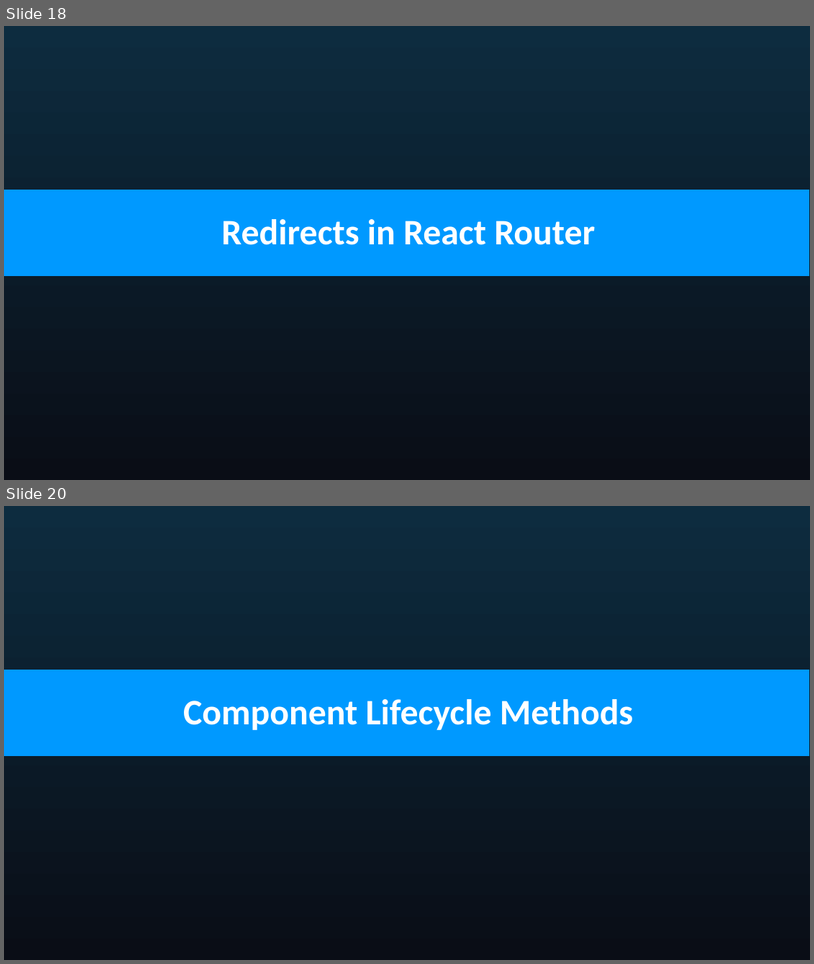
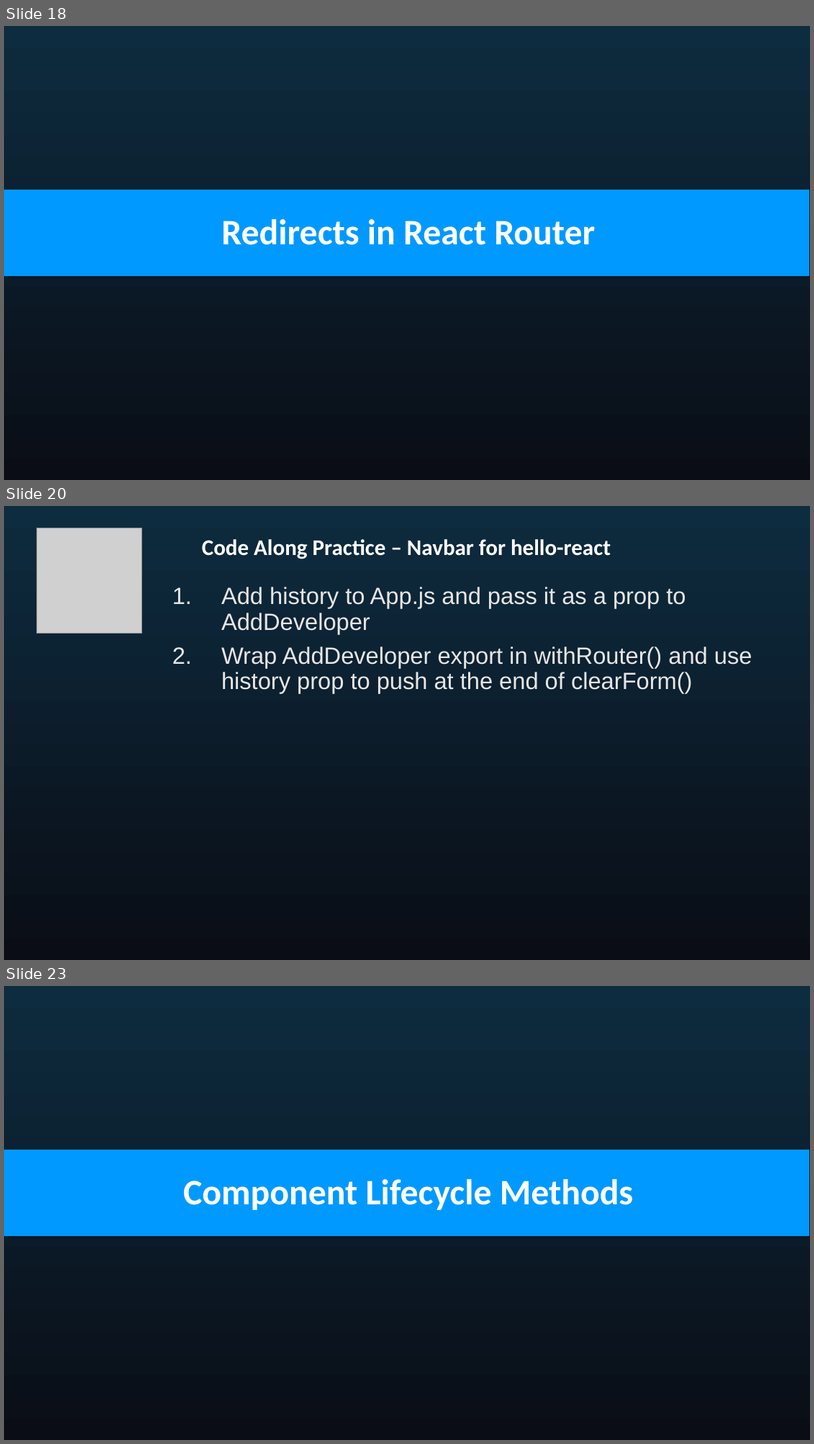
Before and after one commit to seblechernet/PowerPoint-Decks, a slide deck: 04 React Routing, Component Lifecycle Methods.pptx. Shown one above the other, each under a label of ours: slides 18 and 20 before the commit, slides 18, 20 and 23 after it; the slides between them are not shown. The pictures are 814x964 and 814x1444 pixels, drawn with LibreOffice and Linux fonts; fonts in the diff are those of the drawing; grey boxes stand for pictures; background and template pictures are left out. Boxes give left, top, right and bottom in pixels: in the first picture for what was removed or moved away, otherwise in the second. Text is boxed around its words. In the diff, an @@ line names an element or a change of style, - is before the commit and + after.

```diff
--- a/04 React Routing, Component Lifecycle Methods.pptx
+++ b/04 React Routing, Component Lifecycle Methods.pptx
@@ slide 20 added at box(4, 506, 810, 960), background gradient #0D2C3F to #0A0D16 @@
@@ picture added at box(36, 528, 142, 633) @@
@@ title added at box(202, 539, 611, 559), 26.7 pt, text #FFFFFF, bold @@
+Code Along Practice – Navbar for hello-react
@@ text added at box(221, 587, 753, 693), 28 pt, text #E7E6E6 @@
+1. Add history to App.js and pass it as a prop to AddDeveloper
+2. Wrap AddDeveloper export in withRouter() and use history prop to push at the end of clearForm()
@@ what was slide 20 is now slide 23 @@
```
Also in this commit, not shown: 7 slides changed, 10 other slides added, 2 slides removed.
